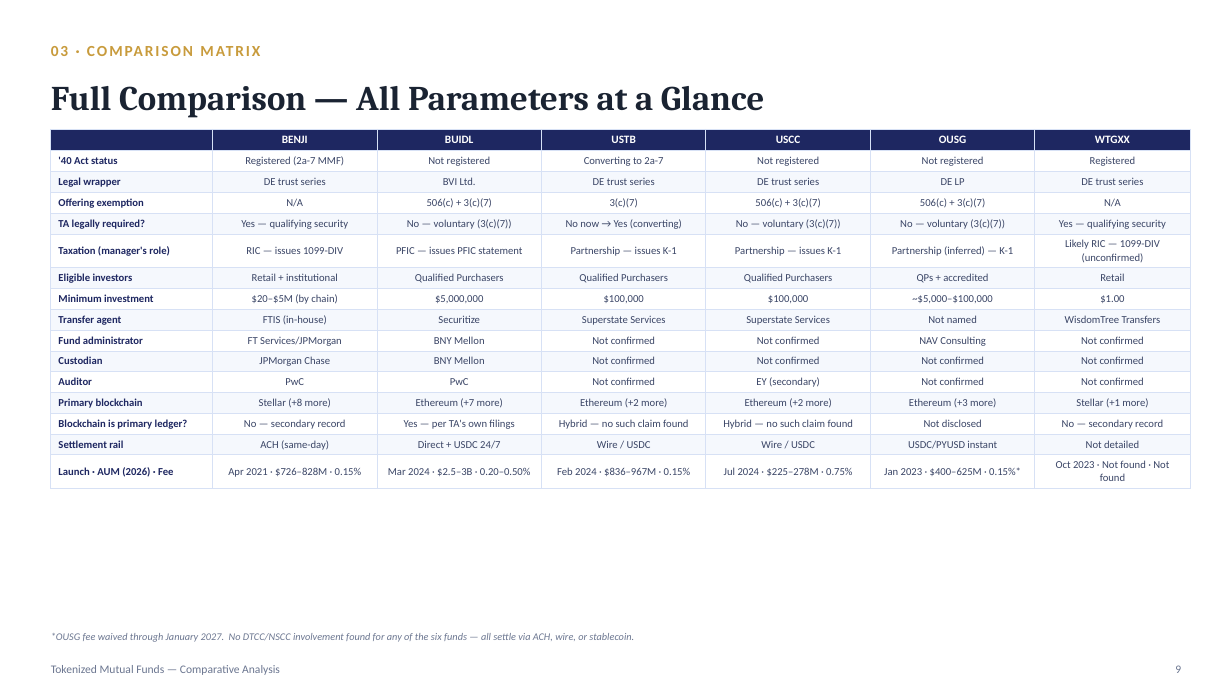
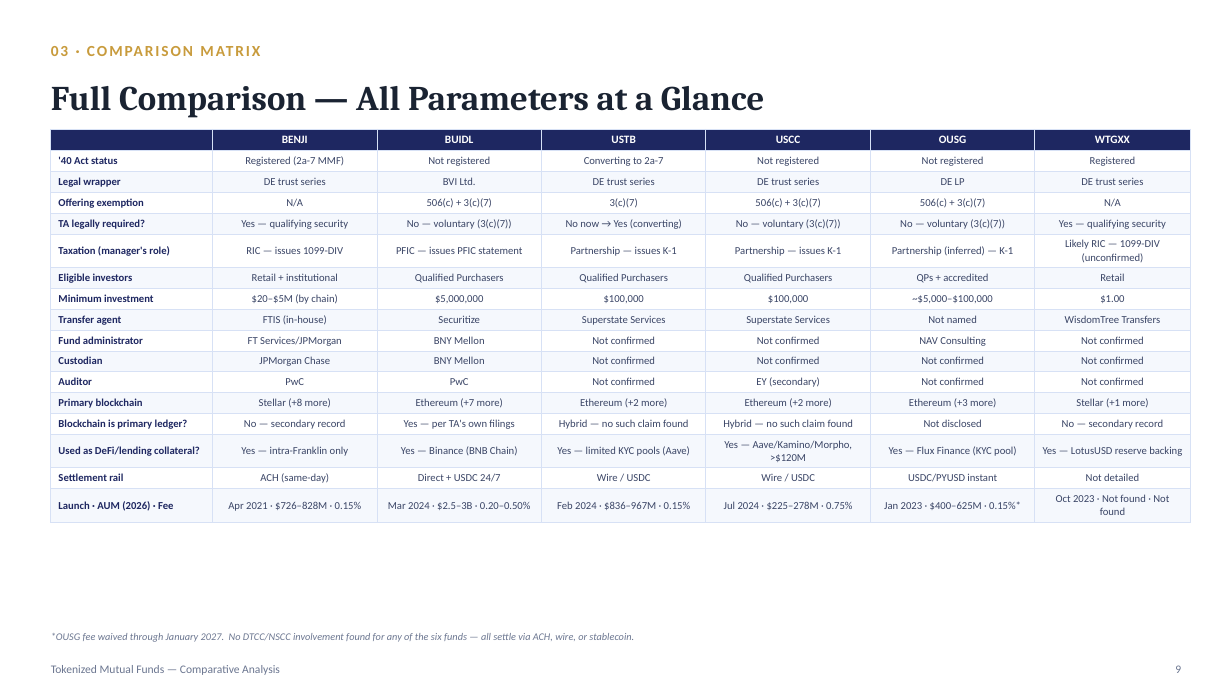
Before and after one commit to vinayak99-ai/tawork, a slide deck: slide 9 of docs/presentations/Tokenized_Funds_Comparative_Analysis.pptx. Drawn at 1232x693 pixels with LibreOffice and Linux fonts; fonts in the diff are those of the drawing. Boxes give left, top, right and bottom in pixels: in the first picture for what was removed or moved away, otherwise in the second. Text is boxed around its words. In the diff, an @@ line names an element or a change of style, - is before the commit and + after.

```diff
--- a/docs/presentations/Tokenized_Funds_Comparative_Analysis.pptx
+++ b/docs/presentations/Tokenized_Funds_Comparative_Analysis.pptx
@@ table at (51, 129, 1190, 519) @@
+row 15: Used as DeFi/lending collateral? | Yes — intra-Franklin only | Yes — Binance (BNB Chain) | Yes — limited KYC pools (Aave) | Yes — Aave/Kamino/Morpho, >$120M | Yes — Flux Finance (KYC pool) | Yes — LotusUSD reserve backing
```
